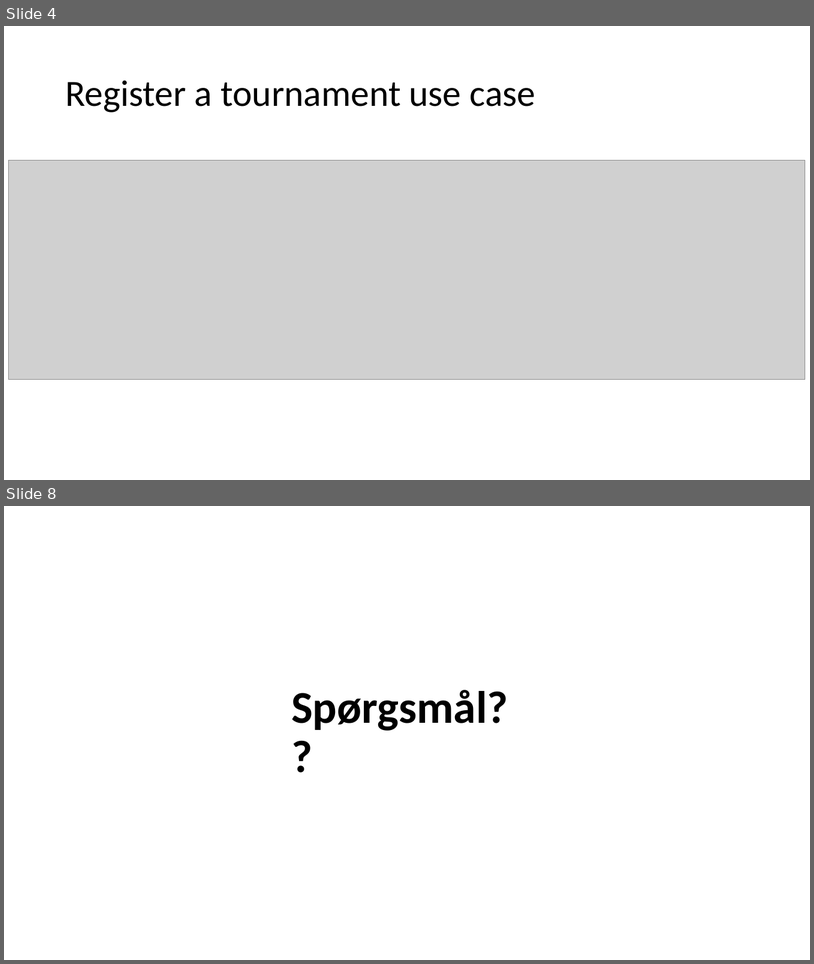
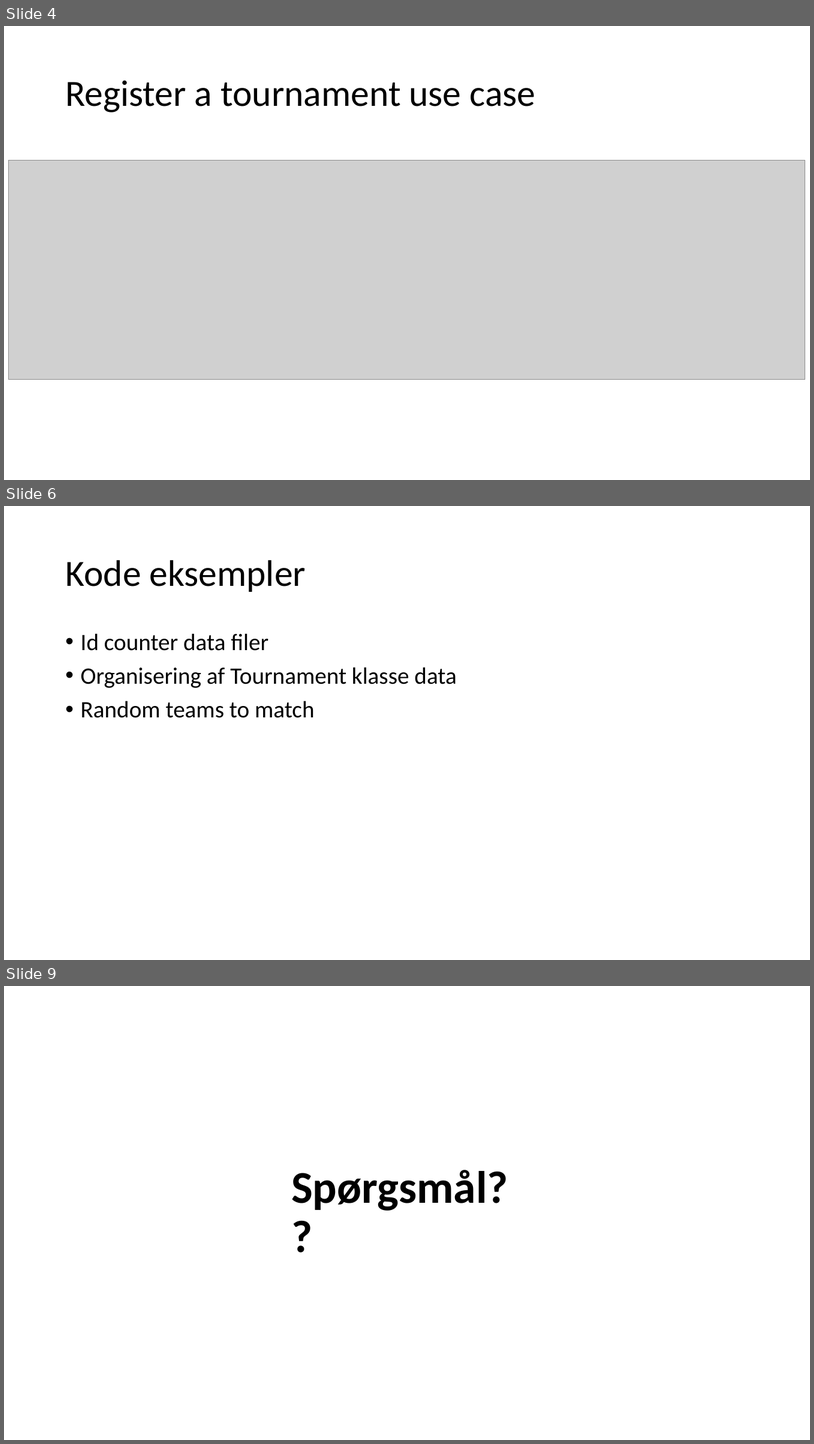
Before and after one commit to Inga-Helgadottir/AIR-SP3, a slide deck: Slides/SP3-pp.odp. Shown one above the other, each under a label of ours: slides 4 and 8 before the commit, slides 4, 6 and 9 after it; the slides between them are not shown. The pictures are 814x964 and 814x1444 pixels, drawn with LibreOffice and Linux fonts; fonts in the diff are those of the drawing; grey boxes stand for pictures. Boxes give left, top, right and bottom in pixels: in the first picture for what was removed or moved away, otherwise in the second. Text is boxed around its words. In the diff, an @@ line names an element or a change of style, - is before the commit and + after.

```diff
--- a/Slides/SP3-pp.odp
+++ b/Slides/SP3-pp.odp
@@ slide 6 added at bbox=[4, 506, 810, 960], background #FFFFFF @@
@@ title added at bbox=[65, 560, 306, 592], 44 pt, text #000000 @@
+Kode eksempler
@@ text added at bbox=[81, 633, 456, 718], 28 pt, text #000000 @@
+• Id counter data filer
+• Organisering af Tournament klasse data
+• Random teams to match
@@ what was slide 8 is now slide 9 @@
```
Also in this commit, not shown: 3 slides changed, 1 other slide added, 1 slide removed.
